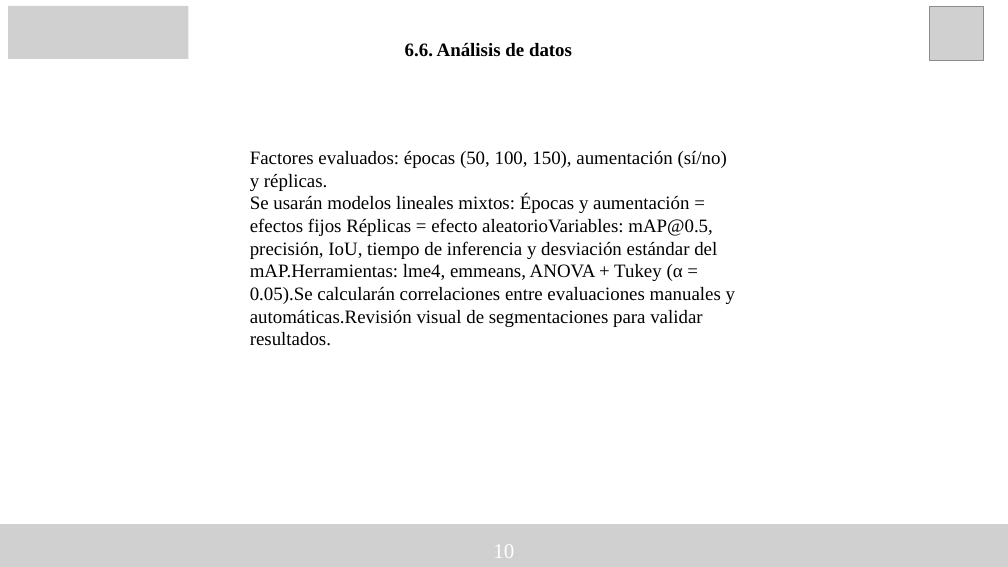
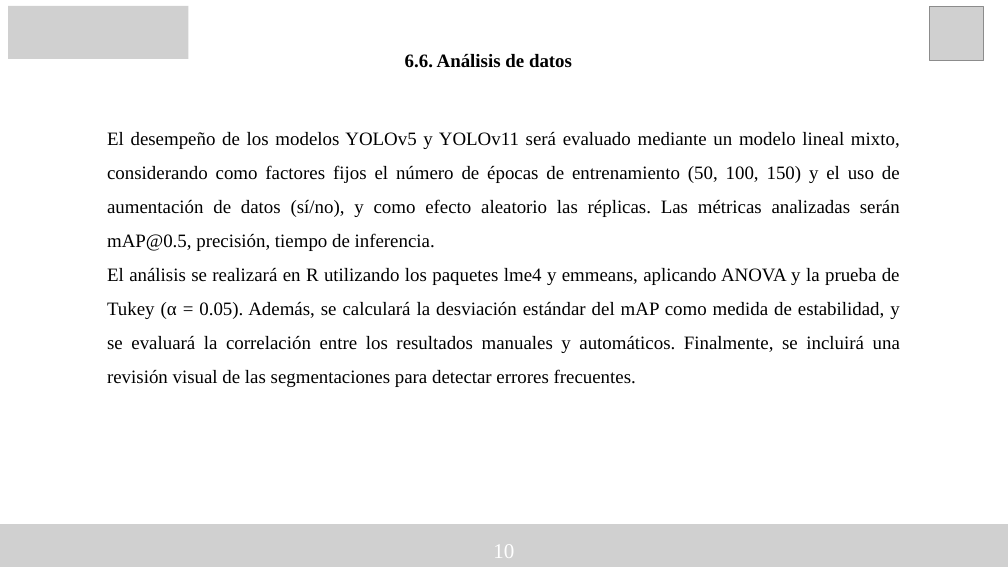
Before and after one commit to Yoel7576/Tesis, a slide deck: slide 10 of File/U3/Tesis_pheno_mashua.pptx. Drawn at 1008x567 pixels with LibreOffice and Linux fonts; fonts in the diff are those of the drawing; grey boxes stand for pictures. Boxes give left, top, right and bottom in pixels: in the first picture for what was removed or moved away, otherwise in the second. Text is boxed around its words. In the diff, an @@ line names an element or a change of style, - is before the commit and + after.

```diff
--- a/File/U3/Tesis_pheno_mashua.pptx
+++ b/File/U3/Tesis_pheno_mashua.pptx
@@ text "6.6. Análisis de datos": place and size @@
-text "6.6. Análisis de datos" at [405,43,572,57]
+text "6.6. Análisis de datos" at [405,54,572,68]
@@ text at [107,132,900,387]: text changed @@
-Factores evaluados: épocas (50, 100, 150), aumentación (sí/no) y réplicas.
-Se usarán modelos lineales mixtos: Épocas y aumentación = efectos fijos Réplicas = efecto aleatorioVariables: mAP@0.5, precisión, IoU, tiempo de inferencia y desviación estándar del mAP.Herramientas: lme4, emmeans, ANOVA + Tukey (α = 0.05).Se calcularán correlaciones entre evaluaciones manuales y automáticas.Revisión visual de segmentaciones para validar resultados.
+El desempeño de los modelos YOLOv5 y YOLOv11 será evaluado mediante un modelo lineal mixto, considerando como factores fijos el número de épocas de entrenamiento (50, 100, 150) y el uso de aumentación de datos (sí/no), y como efecto aleatorio las réplicas. Las métricas analizadas serán mAP@0.5, precisión, tiempo de inferencia.
+El análisis se realizará en R utilizando los paquetes lme4 y emmeans, aplicando ANOVA y la prueba de Tukey (α = 0.05). Además, se calculará la desviación estándar del mAP como medida de estabilidad, y se evaluará la correlación entre los resultados manuales y automáticos. Finalmente, se incluirá una revisión visual de las segmentaciones para detectar errores frecuentes.
```
Also in this commit, not shown: 6 other files.
